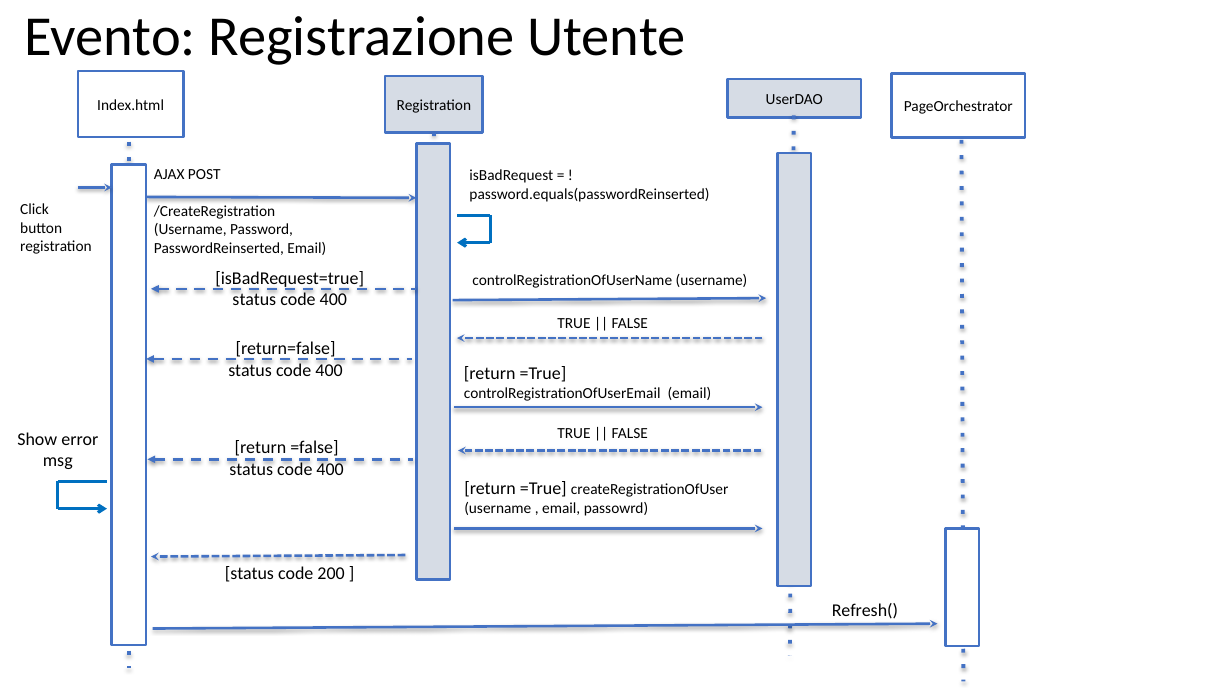
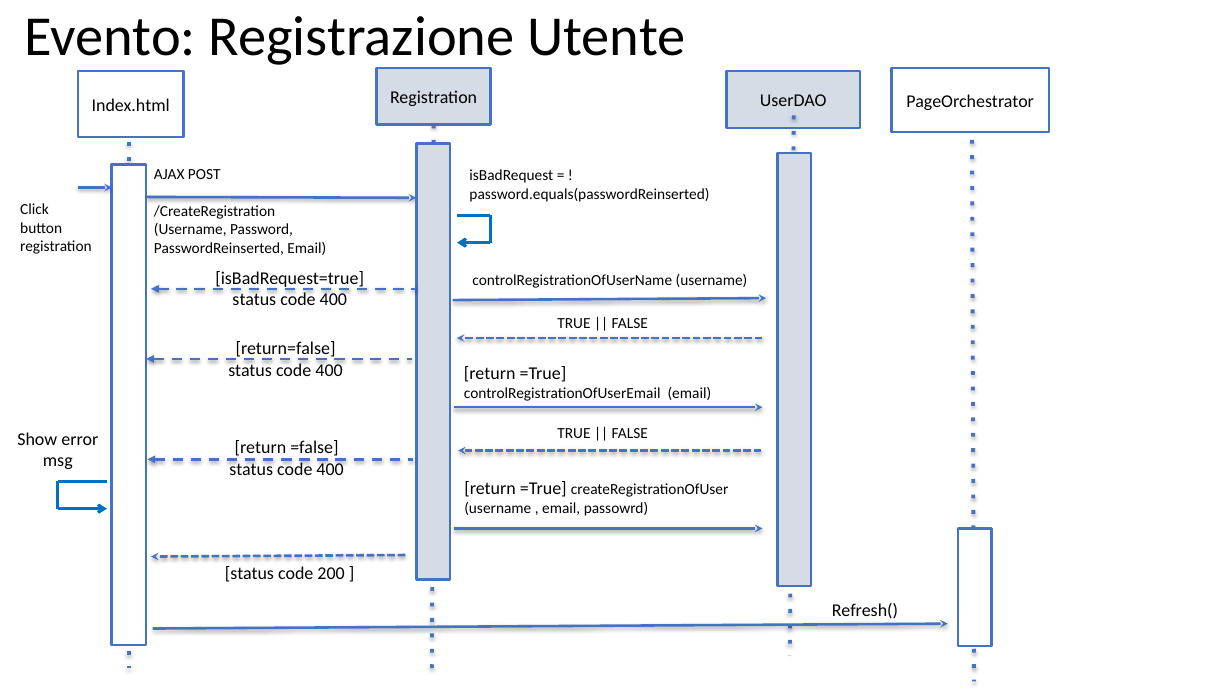
Before and after one commit to Giulsmoon/TecnologiePerIlWeb_Project1, a slide deck: slide 13 of Presentazioni Powerpoint/Progetto1_versione_RIA.pptx. Drawn at 1232x693 pixels with LibreOffice and Linux fonts; fonts in the diff are those of the drawing. Boxes give left, top, right and bottom in pixels: in the first picture for what was removed or moved away, otherwise in the second. Text is boxed around its words. In the diff, an @@ line names an element or a change of style, - is before the commit and + after.

```diff
--- a/Presentazioni Powerpoint/Progetto1_versione_RIA.pptx
+++ b/Presentazioni Powerpoint/Progetto1_versione_RIA.pptx
@@ rectangle "Registration": place and size @@
-rectangle "Registration" at (385, 76, 483, 132)
+rectangle "Registration" at (377, 68, 491, 125)
@@ rectangle "UserDAO": place and size @@
-rectangle "UserDAO" at (727, 79, 860, 118)
+rectangle "UserDAO" at (726, 71, 860, 128)
@@ size 12 to 14 pt in 4 elements at (78, 71, 183, 137), (726, 71, 860, 128), (377, 68, 491, 125), (892, 68, 1049, 132) @@
@@ rectangle "PageOrchestrator": place and size @@
-rectangle "PageOrchestrator" at (892, 73, 1025, 137)
+rectangle "PageOrchestrator" at (892, 68, 1049, 132)
@@ line moved from (434, 132) - (432, 563) to (433, 125) - (433, 674) @@
@@ line moved from (962, 140) - (964, 682) to (972, 140) - (974, 682) @@
@@ rectangle: place and size @@
-rectangle at (946, 529, 980, 646)
+rectangle at (958, 529, 992, 646)
@@ arrow moved from (152, 628) - (938, 624) to (152, 628) - (948, 624) @@
```
Also in this commit, not shown: 3 other slides changed, 2 other files.
